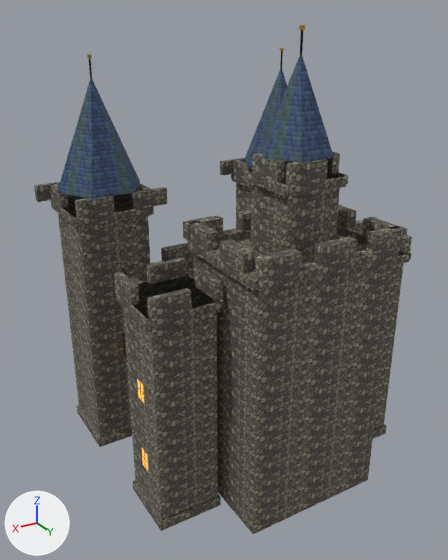
The glTF model www/proto3d/models/beth/hi/buildings_card2/bld_treasury_card2_lod1.glb, before and after one commit.
Before and after are seen from a 50 mm lens placed at (17.9, 29.3, 25.0), pointed at (1.1, 1.1, 10.9). Every picture has the same lights, and +X, +Y and +Z are marked at lower left. The older version comes first. Vertices at exactly the same position are counted once.

The first picture shows 'bld_treasury_card2'.
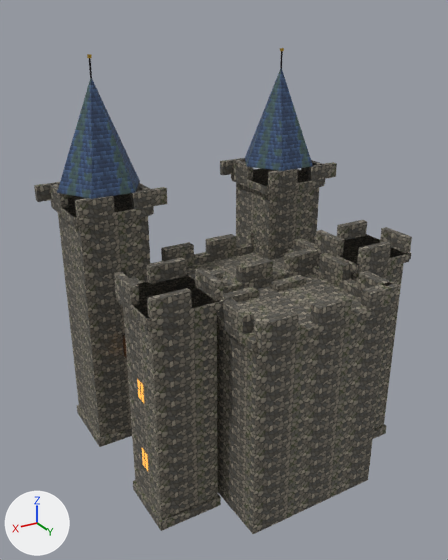
Patch to the scene script:
```diff
--- a/www/proto3d/models/beth/hi/buildings_card2/bld_treasury_card2_lod1.glb.py
+++ b/www/proto3d/models/beth/hi/buildings_card2/bld_treasury_card2_lod1.glb.py
@@ me_bld_treasury_card2 @@
 # used by ob_bld_treasury_card2; location = (0.0, 0.0, 0.0)
-me_bld_treasury_card2.from_pydata(...)  # 2626 vertices, 4124 faces; spans x -9.3..9.3, y -7.1..9.3, z 0.0..24.5
+me_bld_treasury_card2.from_pydata(...)  # 2350 vertices, 3688 faces; spans x -9.3..9.3, y -7.1..9.3, z 0.0..23.0
+# me_bld_treasury_card2 part 1: the loose piece of 14 vertices spanning x -4.0..4.0, y 2.7..3.3, z 14.0..15.4 is moved by (0.0, 0.0, -3.0)
+# me_bld_treasury_card2 part 2: the loose piece of 8 vertices spanning x -0.8..1.2, y 2.7..3.3, z 14.5..15.4 is moved by (0.0, 0.0, -3.0)
+# me_bld_treasury_card2 part 3: the loose piece of 8 vertices spanning x 2.4..4.4, y 2.7..3.3, z 14.5..15.4 is moved by (0.0, 0.0, -3.0)
+# me_bld_treasury_card2 part 4: the loose piece of 14 vertices spanning x -4.0..4.0, y 8.7..9.3, z 14.0..15.4 is moved by (0.0, 0.0, -3.0)
+# me_bld_treasury_card2 part 5: the loose piece of 8 vertices spanning x -1.2..0.8, y 8.7..9.3, z 14.5..15.4 is moved by (0.0, 0.0, -3.0)
+# me_bld_treasury_card2 part 6: the loose piece of 8 vertices spanning x -4.4..-2.4, y 8.7..9.3, z 14.5..15.4 is moved by (0.0, 0.0, -3.0)
+# me_bld_treasury_card2 part 7: the loose piece of 14 vertices spanning x 3.7..4.3, y 3.0..9.0, z 14.0..15.4 is moved by (0.0, 0.0, -3.0)
+# me_bld_treasury_card2 part 8: the loose piece of 8 vertices spanning x 3.7..4.3, y 6.2..8.2, z 14.5..15.4 is moved by (0.0, 0.0, -3.0)
+# me_bld_treasury_card2 part 9: the loose piece of 14 vertices spanning x -4.3..-3.7, y 3.0..9.0, z 14.0..15.4 is moved by (0.0, 0.0, -3.0)
+# me_bld_treasury_card2 part 10: the loose piece of 8 vertices spanning x -4.3..-3.7, y 3.8..5.8, z 14.5..15.4 is moved by (0.0, 0.0, -3.0)
+# me_bld_treasury_card2 part 11: 15 loose pieces with 264 vertices, spanning x -1.9..1.9, y 4.2..7.8, z 0.0..24.5, are deleted
+# me_bld_treasury_card2 part 12
+# 24 vertices are removed from x -4.0..4.0, y 3.0..9.0, z 11.2..14.0
+# 41 faces are deleted
+# 2 vertices move from x -4.0, y 3.0..9.0, z 11.2 to x -4.0, y 3.0..9.0, z 11.0
+# 5 vertices are added at (-4.0, 4.1, 11.0), (-4.0, 5.2, 11.0), (-4.0, 6.4, 11.0), (-4.0, 7.5, 11.0), (-4.0, 8.6, 11.0)
+# 7 new vertices lie (8.0, 0.0, 0.0) away from vertices in x -4.0, y 3.0..9.0, z 11.0..11.2
+# 17 new faces join them
 me_bld_treasury_card2.materials.append(mat_card2_shared)
```

Location of each change, (x1, y1, x2, y2) in pixels of the pictures (448 x 560 px; the box of a moved part takes in the faces that stretch with it):
'bld_treasury_card2', reshaped: before (34, 25, 412, 534); after (34, 48, 412, 534)
part 1 of me_bld_treasury_card2, moved or reshaped: before (218, 228, 251, 245); after (223, 248, 319, 294)
part 2 of me_bld_treasury_card2, moved or reshaped: before (237, 209, 251, 231); after (236, 258, 273, 284)
part 3 of me_bld_treasury_card2, moved or reshaped: before (183, 215, 223, 242); after (190, 269, 223, 281)
part 4 of me_bld_treasury_card2, moved or reshaped: before (255, 248, 399, 292); after (254, 303, 393, 353)
part 5 of me_bld_treasury_card2, moved or reshaped: before (314, 236, 357, 266); after (310, 295, 352, 326)
part 6 of me_bld_treasury_card2, moved or reshaped: before (366, 225, 407, 253); after (361, 281, 400, 310)
part 7 of me_bld_treasury_card2, moved or reshaped: before (188, 221, 259, 291); after (193, 277, 258, 351)
part 8 of me_bld_treasury_card2, moved or reshaped: before (220, 239, 255, 274); after (220, 298, 254, 334)
part 9 of me_bld_treasury_card2, moved or reshaped: before (336, 217, 399, 246); after (313, 263, 390, 299)
part 10 of me_bld_treasury_card2, moved or reshaped: before (337, 204, 356, 229); after (319, 253, 351, 281)
part 11 of me_bld_treasury_card2, deleted: before (245, 25, 348, 263)
part 12 of me_bld_treasury_card2, reshaped: before (193, 234, 393, 367); after (217, 274, 387, 367)
